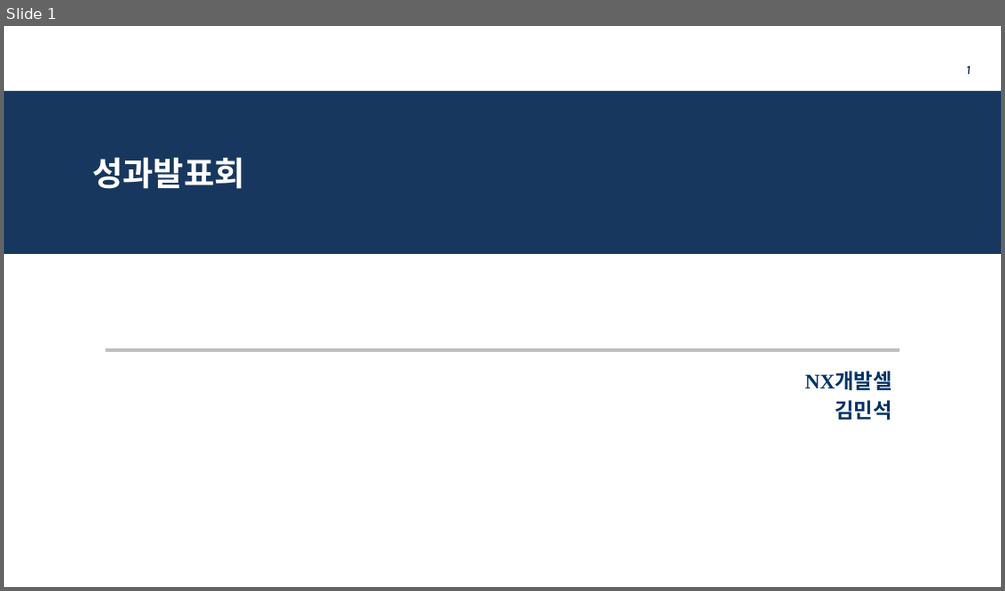
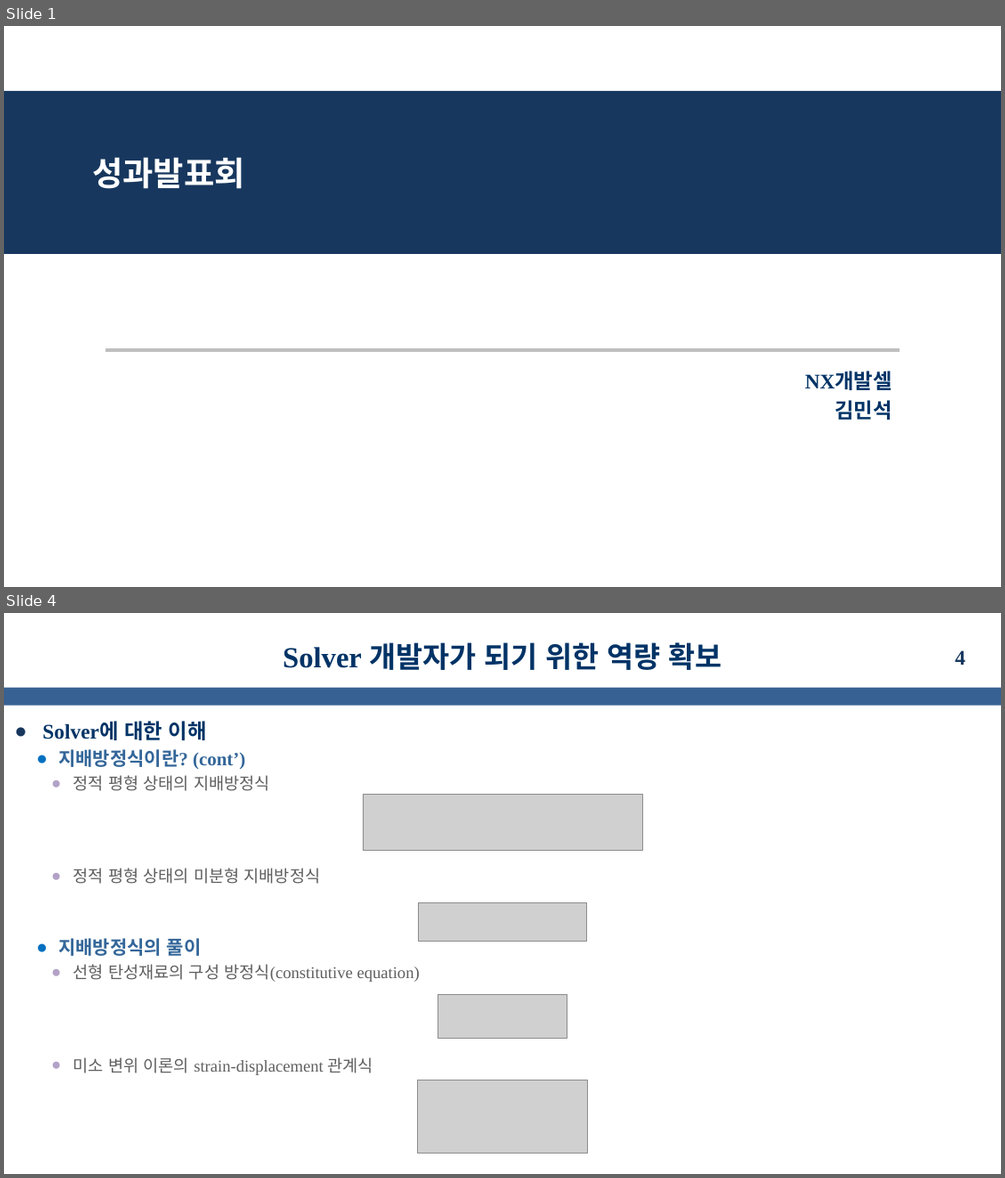
Before and after one commit to kms0523/Study, a slide deck: 발표자료/성과발표(중간).pptx. Shown one above the other, each under a label of ours: slide 1 before the commit, slides 1 and 4 after it; the slides between them are not shown. The pictures are 1005x591 and 1005x1178 pixels, drawn with LibreOffice and Linux fonts; fonts in the diff are those of the drawing; grey boxes stand for pictures; background and template pictures are left out. Boxes give left, top, right and bottom in pixels: in the first picture for what was removed or moved away, otherwise in the second. Text is boxed around its words. In the diff, an @@ line names an element or a change of style, - is before the commit and + after.

```diff
--- a/발표자료/성과발표(중간).pptx
+++ b/발표자료/성과발표(중간).pptx
@@ slide 4 added at (4,613,1001,1174), background #FFFFFF @@
@@ title added at (283,642,722,670), 28 pt, text #003366, bold @@
+Solver 개발자가 되기 위한 역량 확보
@@ page number added at (955,650,965,665), 20 pt, text #17375E, bold @@
+4
@@ rectangle added at (4,688,1001,706), fill #386193 @@
@@ text added at (42,721,420,1075), 16 pt, text #5F5F5F @@
+● Solver에 대한 이해
+  ● 지배방정식이란? (cont’)
+    ● 정적 평형 상태의 지배방정식
+    ● 정적 평형 상태의 미분형 지배방정식
+  ● 지배방정식의 풀이
+    ● 선형 탄성재료의 구성 방정식(constitutive equation)
+    ● 미소 변위 이론의 strain-displacement 관계식
@@ picture added at (363,795,643,850) @@
@@ picture added at (418,902,587,941) @@
@@ picture added at (437,995,567,1038) @@
@@ picture added at (418,1079,587,1153) @@
@@ slide 1 changed as well @@
@@ page number removed at (966,66,970,74) @@
-1
```
Also in this commit, not shown: 1 other slide changed, 7 other slides added, 3 slides removed, 4 other files.
